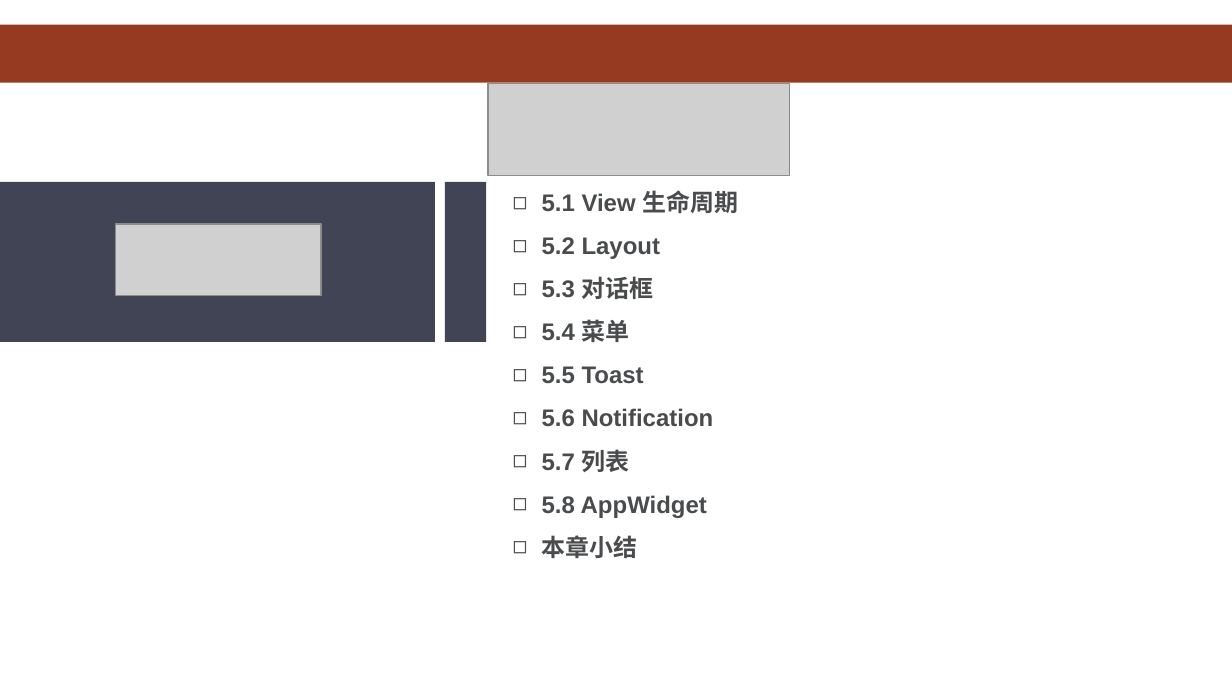
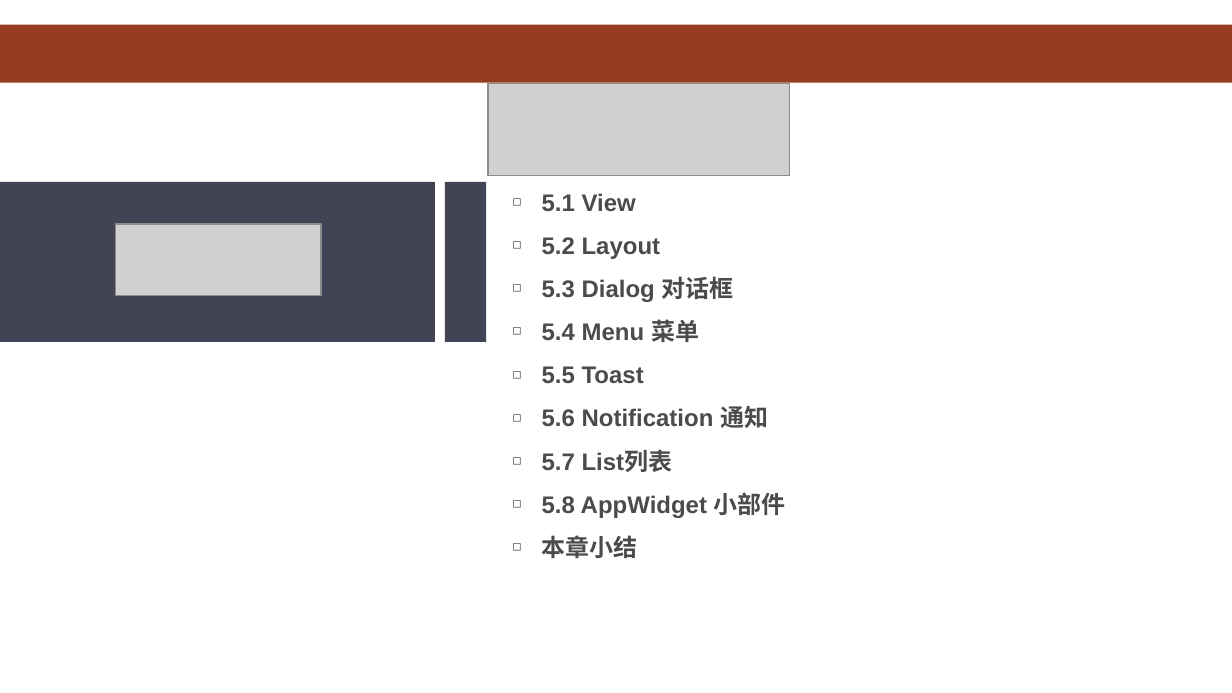
Before and after one commit to HBU/Android-PPT, a slide deck: slide 2 of 03.0 -- 用户界面 -- 第05章.ppt. Drawn at 1232x693 pixels with LibreOffice and Linux fonts; fonts in the diff are those of the drawing; grey boxes stand for pictures; background and template pictures are left out. Boxes give left, top, right and bottom in pixels: in the first picture for what was removed or moved away, otherwise in the second. Text is boxed around its words. In the diff, an @@ line names an element or a change of style, - is before the commit and + after.

```diff
--- a/03.0 -- 用户界面 -- 第05章.ppt
+++ b/03.0 -- 用户界面 -- 第05章.ppt
@@ text at (542, 193, 636, 211): text changed @@
-◻ 5.1 View 生命周期
+◻ 5.1 View
@@ text at (542, 276, 734, 342): text changed @@
-◻ 5.3 对话框
-◻ 5.4 菜单
+◻ 5.3 Dialog 对话框
+◻ 5.4 Menu 菜单
@@ text at (542, 406, 786, 518): text changed @@
-◻ 5.6 Notification
-◻ 5.7 列表
-◻ 5.8 AppWidget
+◻ 5.6 Notification 通知
+◻ 5.7 List列表
+◻ 5.8 AppWidget 小部件
```
Also in this commit, not shown: 6 other slides changed.
